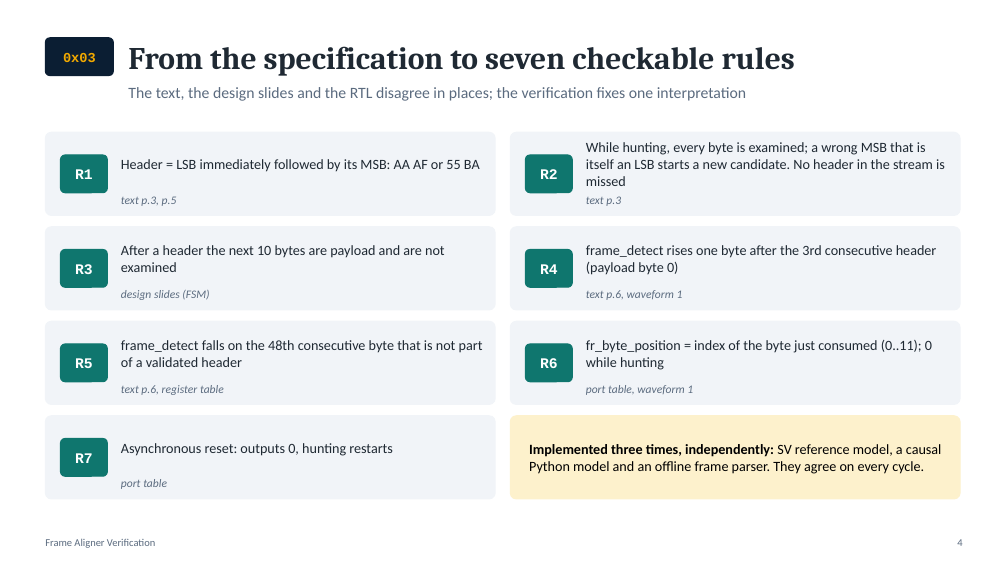
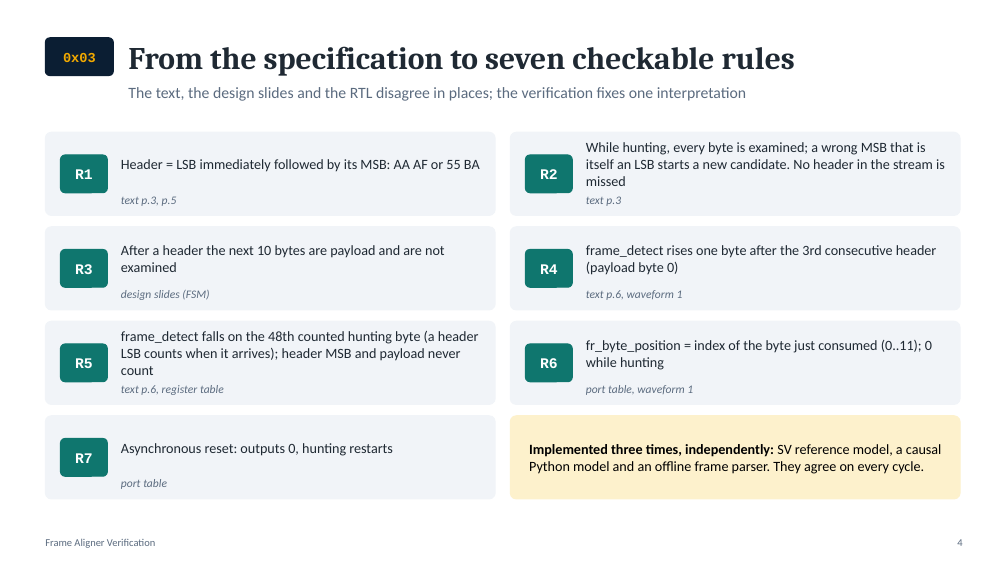
Before and after one commit to yakir1991/Frame-Aligner-verification, a slide deck: slide 4 of docs/Frame_Aligner_Verification.pptx. Drawn at 1008x567 pixels with LibreOffice and Linux fonts; fonts in the diff are those of the drawing. Boxes give left, top, right and bottom in pixels: in the first picture for what was removed or moved away, otherwise in the second. Text is boxed around its words. In the diff, an @@ line names an element or a change of style, - is before the commit and + after.

```diff
--- a/docs/Frame_Aligner_Verification.pptx
+++ b/docs/Frame_Aligner_Verification.pptx
@@ text at bbox=[121, 331, 479, 375]: text changed @@
-frame_detect falls on the 48th consecutive byte that is not part of a validated header
+frame_detect falls on the 48th counted hunting byte (a header LSB counts when it arrives); header MSB and payload never count
```
Also in this commit, not shown: 12 other slides changed, 1 slide added, 8 other files.
